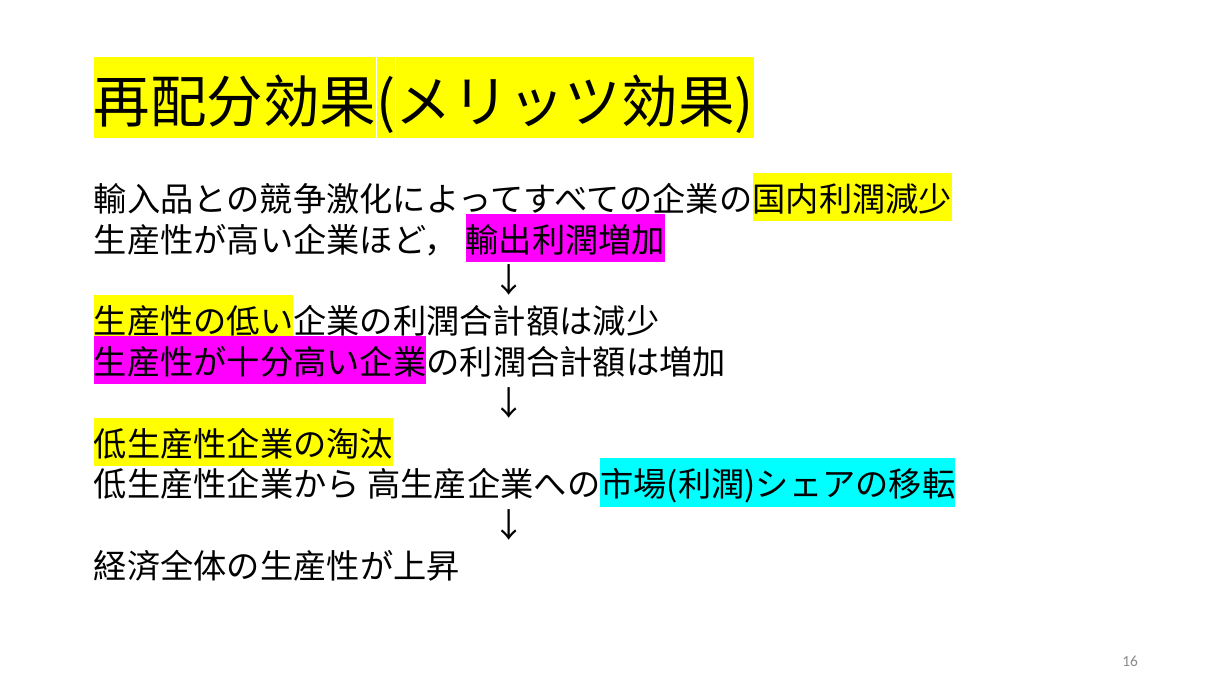
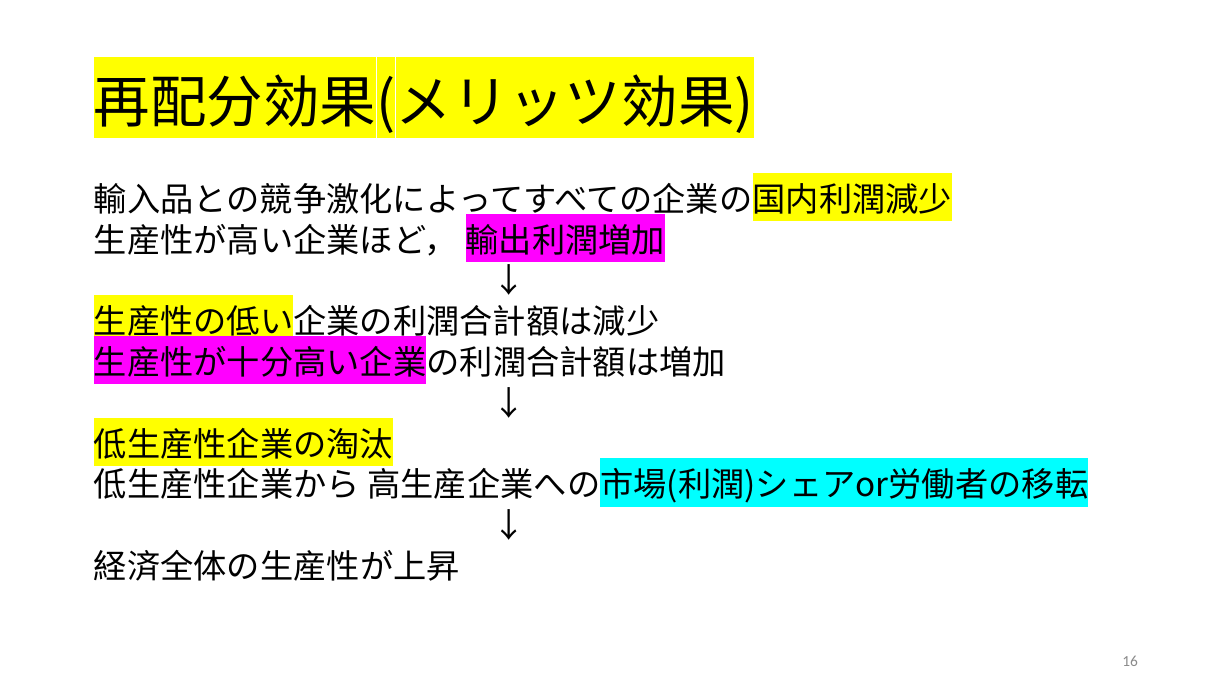
Before and after one commit to ayumu-tanaka/mof2025, a slide deck: slide 16 of slides/07新・新貿易理論.pptx. Drawn at 1232x693 pixels with LibreOffice and Linux fonts; fonts in the diff are those of the drawing. Boxes give left, top, right and bottom in pixels: in the first picture for what was removed or moved away, otherwise in the second. Text is boxed around its words. In the diff, an @@ line names an element or a change of style, - is before the commit and + after.

```diff
--- a/slides/07新・新貿易理論.pptx
+++ b/slides/07新・新貿易理論.pptx
@@ text at (94, 462, 1088, 505): text changed @@
-低生産性企業から 高生産企業への市場(利潤)シェアの移転
+低生産性企業から 高生産企業への市場(利潤)シェアor労働者の移転
```
Also in this commit, not shown: 5 other slides changed, 2 other files.
